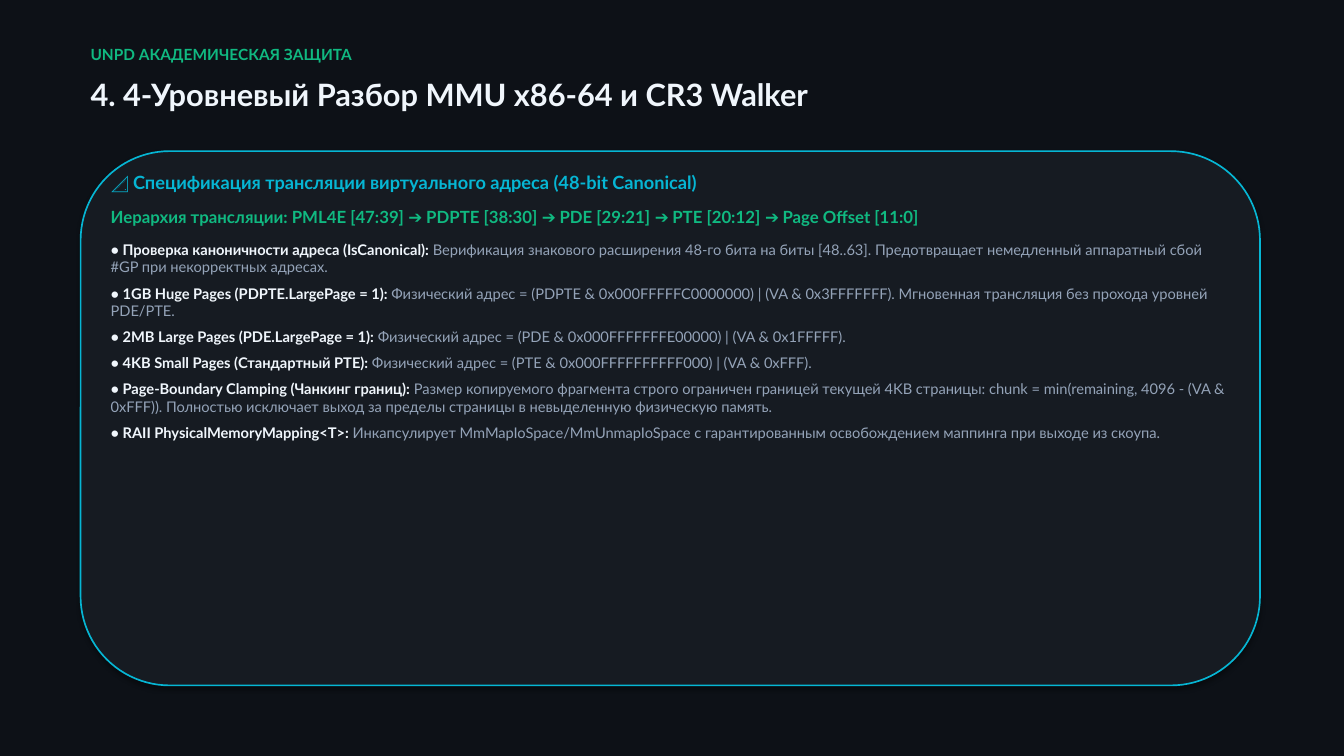
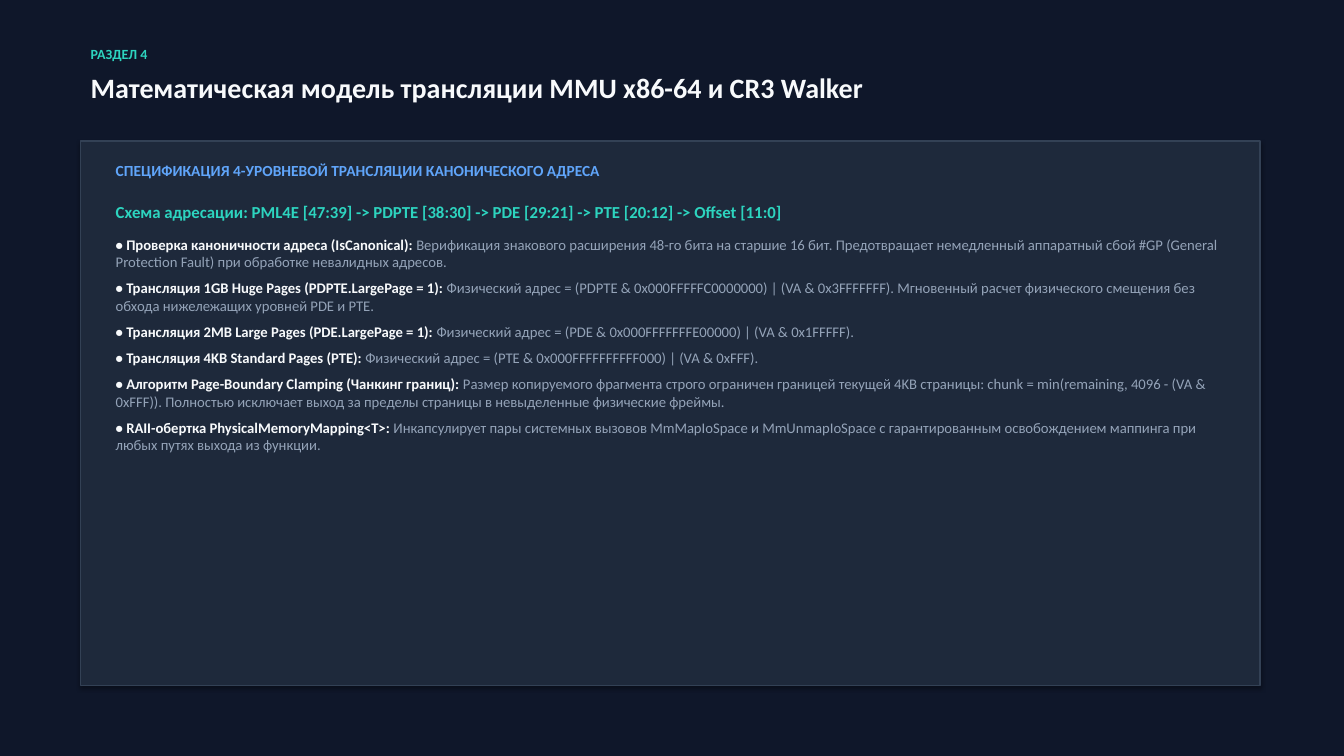
Before and after one commit to LucPrusPPi/unsolicited-non-paged-driver, a slide deck: slide 5 of docs/presentation/unpd_defense_presentation.pptx. Drawn at 1344x756 pixels with LibreOffice and Linux fonts; fonts in the diff are those of the drawing. Boxes give left, top, right and bottom in pixels: in the first picture for what was removed or moved away, otherwise in the second. Text is boxed around its words. In the diff, an @@ line names an element or a change of style, - is before the commit and + after.

```diff
--- a/docs/presentation/unpd_defense_presentation.pptx
+++ b/docs/presentation/unpd_defense_presentation.pptx
@@ rectangle at [0,0,1344,756]: fill #0D1117 to #0F172A @@
@@ text at [91,50,147,61]: text changed; size 11 to 10 pt; font Lato to Calibri; text colour #10B981 to #2DD4BF @@
-UNPD АКАДЕМИЧЕСКАЯ ЗАЩИТА
+РАЗДЕЛ 4
@@ text at [91,78,863,103]: text changed; size 22 to 20 pt; font Lato to Calibri; text colour #F0F6FC to #F8FAFC @@
-4. 4-Уровневый Разбор MMU x86-64 и CR3 Walker
+Математическая модель трансляции MMU x86-64 и CR3 Walker
@@ rectangle: place and size @@
-rectangle at [81,151,1260,686]
+rectangle at [81,141,1260,686]
@@ rectangle at [81,141,1260,686]: rounded rectangle to rectangle; fill #161B22 to #1E293B; outline #06B6D4 1.2 pt to #334155 1 pt @@
@@ text at [116,163,600,179]: text changed; size 13 to 11 pt; font Lato to Calibri; text colour #06B6D4 to #60A5FA @@
-📐 Спецификация трансляции виртуального адреса (48-bit Canonical)
+СПЕЦИФИКАЦИЯ 4-УРОВНЕВОЙ ТРАНСЛЯЦИИ КАНОНИЧЕСКОГО АДРЕСА
@@ text at [116,205,1217,453]: text changed; font Lato to Calibri @@
-Иерархия трансляции: PML4E [47:39] ➔ PDPTE [38:30] ➔ PDE [29:21] ➔ PTE [20:12] ➔ Page Offset [11:0]
-• Проверка каноничности адреса (IsCanonical): Верификация знакового расширения 48-го бита на биты [48..63]. Предотвращает немедленный аппаратный сбой #GP при некорректных адресах.
-• 1GB Huge Pages (PDPTE.LargePage = 1): Физический адрес = (PDPTE & 0x000FFFFFC0000000) | (VA & 0x3FFFFFFF). Мгновенная трансляция без прохода уровней PDE/PTE.
-• 2MB Large Pages (PDE.LargePage = 1): Физический адрес = (PDE & 0x000FFFFFFFE00000) | (VA & 0x1FFFFF).
-• 4KB Small Pages (Стандартный PTE): Физический адрес = (PTE & 0x000FFFFFFFFFF000) | (VA & 0xFFF).
-• Page-Boundary Clamping (Чанкинг границ): Размер копируемого фрагмента строго ограничен границей текущей 4KB страницы: chunk = min(remaining, 4096 - (VA & 0xFFF)). Полностью исключает выход за пределы страницы в невыделенную физическую память.
-• RAII PhysicalMemoryMapping<T>: Инкапсулирует MmMapIoSpace/MmUnmapIoSpace с гарантированным освобождением маппинга при выходе из скоупа.
+Схема адресации: PML4E [47:39] -> PDPTE [38:30] -> PDE [29:21] -> PTE [20:12] -> Offset [11:0]
+• Проверка каноничности адреса (IsCanonical): Верификация знакового расширения 48-го бита на старшие 16 бит. Предотвращает немедленный аппаратный сбой #GP (General Protection Fault) при обработке невалидных адресов.
+• Трансляция 1GB Huge Pages (PDPTE.LargePage = 1): Физический адрес = (PDPTE & 0x000FFFFFC0000000) | (VA & 0x3FFFFFFF). Мгновенный расчет физического смещения без обхода нижележащих уровней PDE и PTE.
+• Трансляция 2MB Large Pages (PDE.LargePage = 1): Физический адрес = (PDE & 0x000FFFFFFFE00000) | (VA & 0x1FFFFF).
+• Трансляция 4KB Standard Pages (PTE): Физический адрес = (PTE & 0x000FFFFFFFFFF000) | (VA & 0xFFF).
+• Алгоритм Page-Boundary Clamping (Чанкинг границ): Размер копируемого фрагмента строго ограничен границей текущей 4KB страницы: chunk = min(remaining, 4096 - (VA & 0xFFF)). Полностью исключает выход за пределы страницы в невыделенные физические фреймы.
+• RAII-обертка PhysicalMemoryMapping<T>: Инкапсулирует пары системных вызовов MmMapIoSpace и MmUnmapIoSpace с гарантированным освобождением маппинга при любых путях выхода из функции.
```
Also in this commit, not shown: 8 other slides changed, 1 slide added, 1 slide removed, 2 other files.
